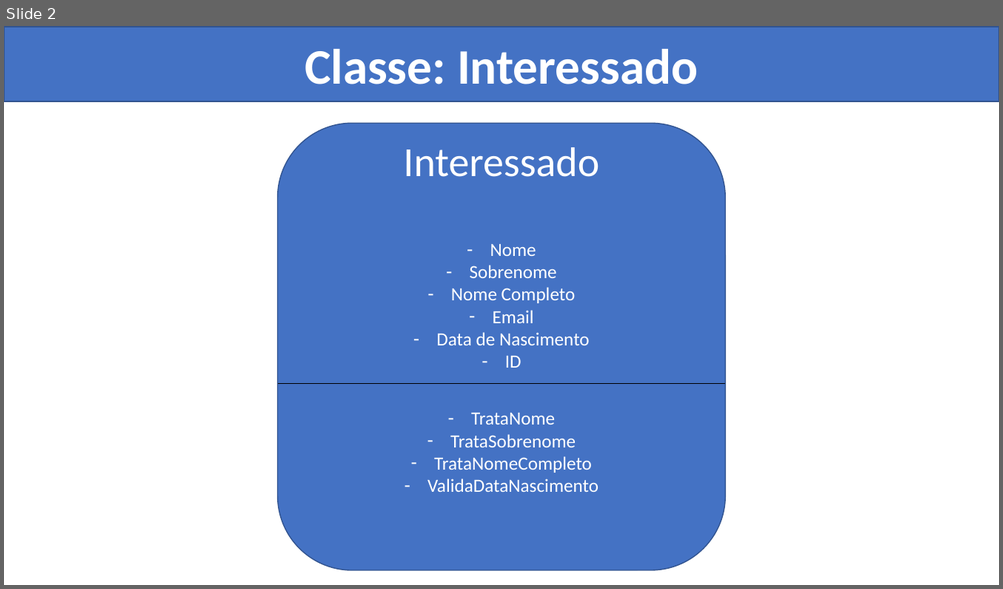
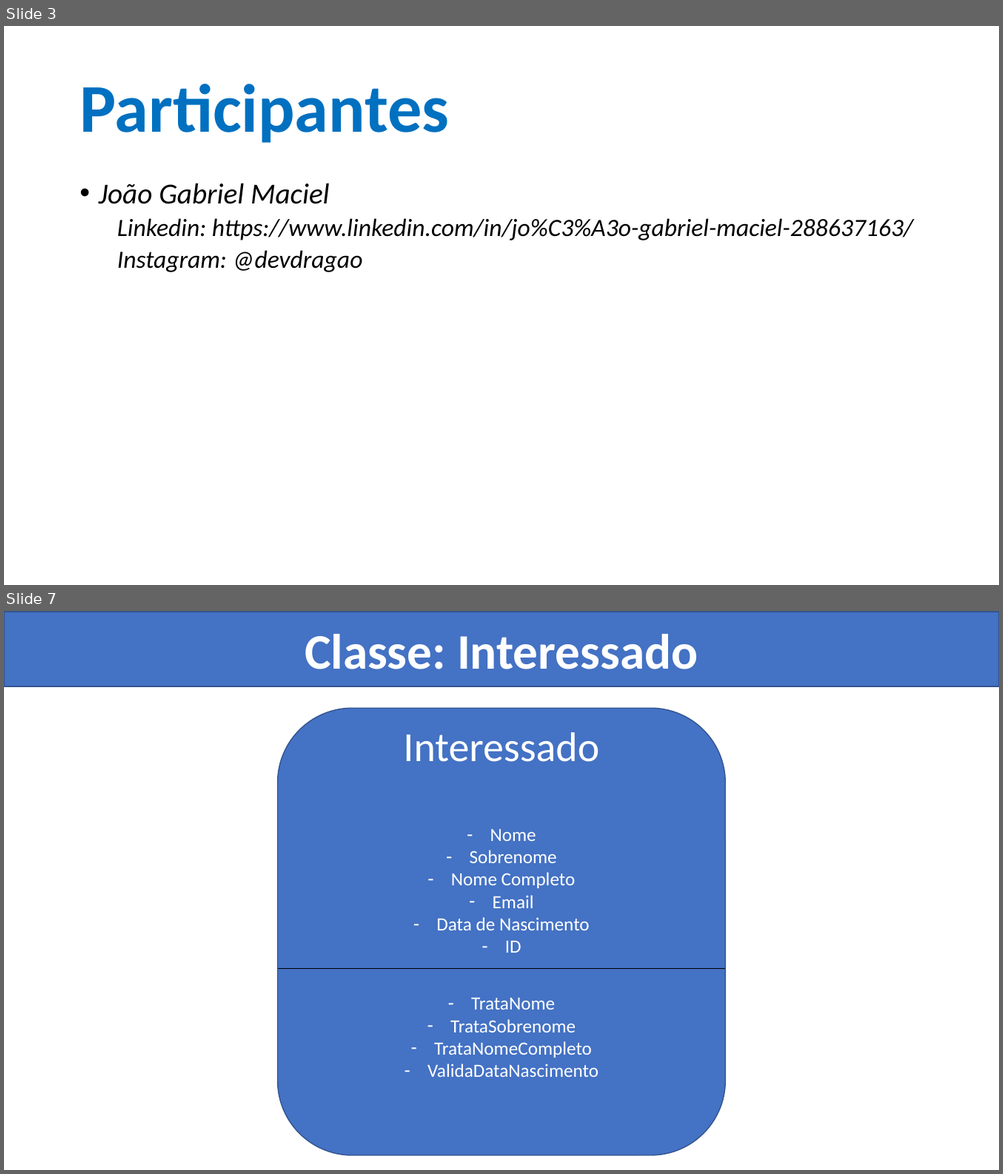
Before and after one commit to brjoaogabriel/disparador_email, a slide deck: project/Disparador de e-mails.pptx. Shown one above the other, each under a label of ours: slide 2 before the commit, slides 3 and 7 after it; the slides between them are not shown. The pictures are 1003x589 and 1003x1174 pixels, drawn with LibreOffice and Linux fonts; fonts in the diff are those of the drawing. Boxes give left, top, right and bottom in pixels: in the first picture for what was removed or moved away, otherwise in the second. Text is boxed around its words. In the diff, an @@ line names an element or a change of style, - is before the commit and + after.

```diff
--- a/project/Disparador de e-mails.pptx
+++ b/project/Disparador de e-mails.pptx
@@ slide 3 added at (4, 26, 999, 585), background #FFFFFF @@
@@ title added at (79, 84, 449, 143), 66 pt, text #0070C0, bold @@
+Participantes
@@ text added at (99, 183, 913, 272), 24 pt, text #000000, italic @@
+• João Gabriel Maciel
+  Linkedin: https://www.linkedin.com/in/jo%C3%A3o-gabriel-maciel-288637163/
+  Instagram: @devdragao
@@ what was slide 2 is now slide 7 @@
```
Also in this commit, not shown: 2 slides changed, 4 other slides added.
